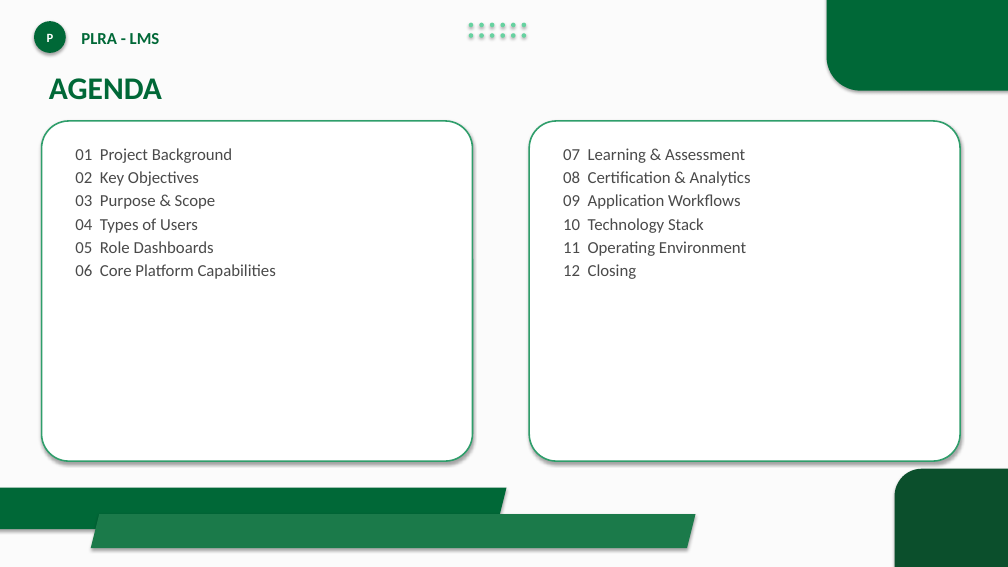
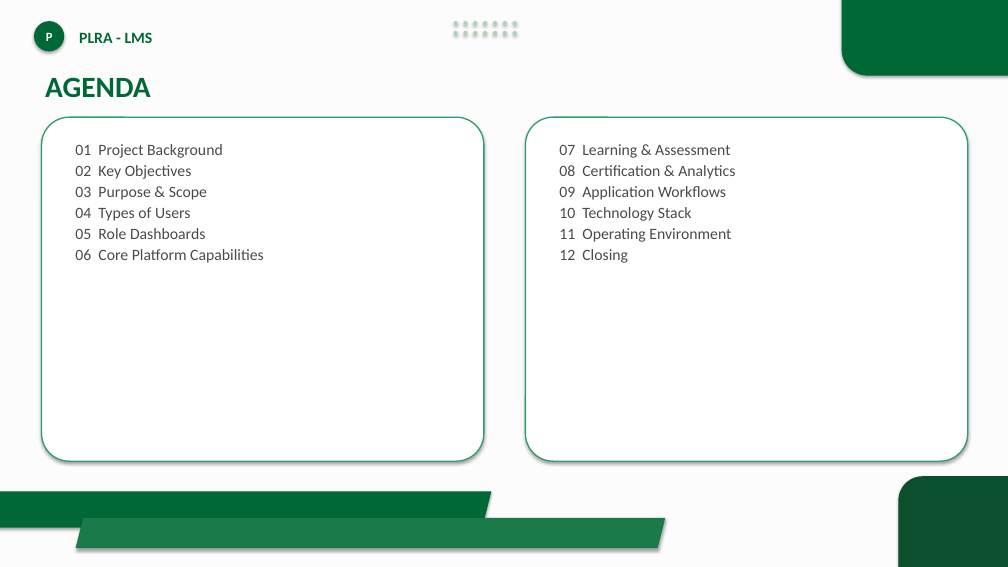
Before and after one commit to GulraizAhmed/GulraizAhmed, a slide deck: slide 2 of PLRA_LMS_Presentation.pptx. Drawn at 1008x567 pixels with LibreOffice and Linux fonts; fonts in the diff are those of the drawing. Boxes give left, top, right and bottom in pixels: in the first picture for what was removed or moved away, otherwise in the second. Text is boxed around its words. In the diff, an @@ line names an element or a change of style, - is before the commit and + after.

```diff
--- a/PLRA_LMS_Presentation.pptx
+++ b/PLRA_LMS_Presentation.pptx
@@ rectangle at <box>0,0,1008,567</box>: fill #FBFBFB to #FCFCFC @@
@@ ellipse "P" at <box>34,21,64,51</box>: less space between paragraphs @@
@@ 3 ellipses: place and size @@
-3 ellipses at <box>469,23,495,27</box>
+3 ellipses at <box>454,21,478,26</box>
@@ 3 ellipses: place and size @@
-3 ellipses at <box>501,23,526,27</box>
+3 ellipses at <box>483,21,507,26</box>
@@ fill #66D2A0 to #A8D5B5 in 12 elements at <box>454,21,458,26</box>, <box>464,21,468,26</box>, <box>473,21,478,26</box>, <box>483,21,488,26</box>, <box>493,21,498,26</box>, <box>503,21,507,26</box>, <box>454,31,458,36</box>, <box>464,31,468,36</box>, <box>473,31,478,36</box>, <box>483,31,488,36</box>, <box>493,31,498,36</box>, <box>513,21,517,26</box> @@
@@ ellipse: place and size @@
-ellipse at <box>469,33,473,38</box>
+ellipse at <box>513,21,517,26</box>
@@ rounded rectangle: place and size @@
-rounded rectangle at <box>827,0,1008,91</box>
+rounded rectangle at <box>842,0,1008,76</box>
@@ rounded rectangle at <box>842,0,1008,76</box>: proportions changed @@
@@ ellipse: place and size @@
-ellipse at <box>479,33,484,38</box>
+ellipse at <box>454,31,458,36</box>
@@ ellipse: place and size @@
-ellipse at <box>490,33,495,38</box>
+ellipse at <box>464,31,468,36</box>
@@ 3 ellipses: place and size @@
-3 ellipses at <box>501,33,526,38</box>
+3 ellipses at <box>473,31,498,36</box>
@@ ellipse added at <box>503,31,507,36</box>, fill #A8D5B5 @@
@@ ellipse added at <box>513,31,517,36</box>, fill #A8D5B5 @@
@@ text "AGENDA" at <box>45,77,150,98</box>: size 30 to 28 pt; less space between paragraphs @@
@@ rounded rectangle: place and size @@
-rounded rectangle at <box>529,121,960,461</box>
+rounded rectangle at <box>42,117,484,461</box>
@@ rounded rectangle at <box>42,117,484,461</box>: outline #2F9E6B 1.5 pt to #2F9E6B 1.25 pt @@
@@ rounded rectangle added at <box>526,117,968,461</box>, fill #FFFFFF, outline #2F9E6B 1.25 pt @@
@@ rounded rectangle removed at <box>42,121,473,461</box> @@
@@ size 16 to 15 pt; less space between paragraphs in 3 elements at <box>79,32,153,43</box>, <box>559,144,735,263</box>, <box>75,144,264,263</box> @@
@@ rounded rectangle: place and size @@
-rounded rectangle at <box>895,469,1008,567</box>
+rounded rectangle at <box>898,476,1008,567</box>
@@ parallelogram: place and size @@
-parallelogram at <box>0,488,507,529</box>
+parallelogram at <box>0,492,492,528</box>
@@ parallelogram: place and size @@
-parallelogram at <box>91,514,696,548</box>
+parallelogram at <box>76,518,665,548</box>
```
Also in this commit, not shown: 17 other slides changed, 1 other file.
